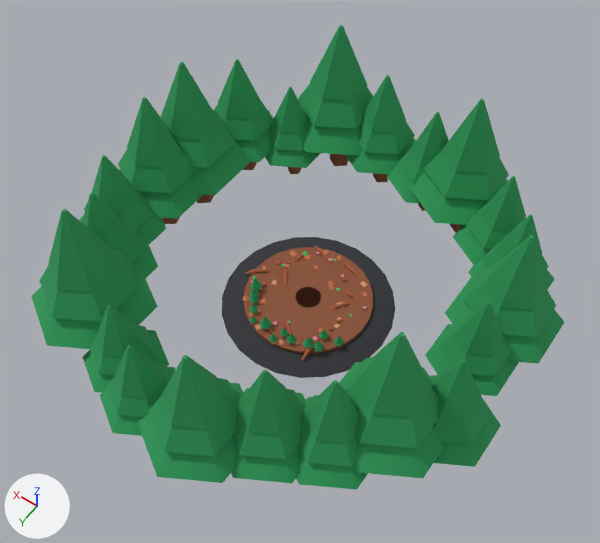
An edit to the glTF model game/assets/3d/env/root_lurker.glb, drawn before and after from the same camera.
Before and after are seen from a 50 mm lens placed at (-25.8, 37.5, 62.1), pointed at (-0.5, 2.0, 6.3). Lighting does not change. The marker at lower left points along +X, +Y and +Z. The first picture is the older version. Vertices at exactly the same position are counted once.

Names of what the first picture shows: 'RootLurkerGround'.
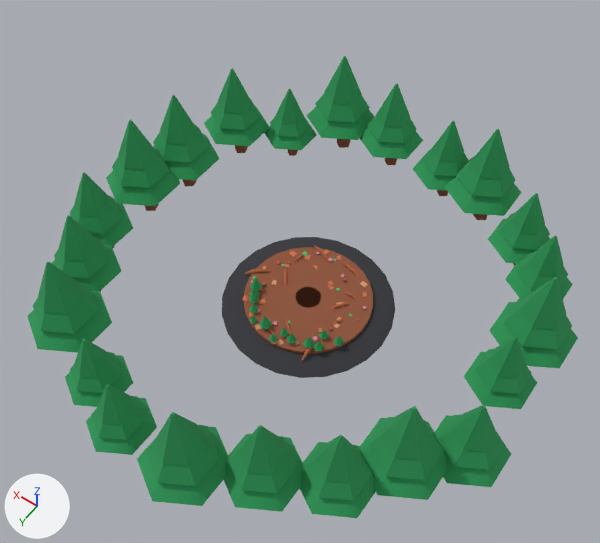
What differs and where, as boxes (x1, y1, x2, y2) in the pictures (600 x 543 px; the box of a moved part takes in the faces that stretch with it):
'RootLurkerGround', reshaped: before (31, 25, 564, 490); after (27, 56, 578, 518)
part 1 of me_cone, moved or reshaped (mostly hidden): before (162, 217, 180, 224); after (144, 203, 159, 211)
part 2 of me_cone, moved or reshaped: before (119, 169, 203, 219); after (106, 168, 180, 206)
part 3 of me_cone, moved or reshaped: before (118, 149, 195, 193); after (112, 147, 169, 188)
part 4 of me_cone, moved or reshaped: before (127, 97, 182, 168); after (118, 119, 158, 169)
part 5 of me_cone, moved or reshaped: before (79, 212, 166, 244); after (91, 202, 133, 247)
part 6 of me_cone, moved or reshaped: before (84, 185, 152, 231); after (70, 194, 122, 234)
part 7 of me_cone, moved or reshaped: before (92, 155, 138, 214); after (75, 172, 111, 217)
part 8 of me_cone, moved or reshaped: before (135, 236, 158, 278); after (52, 244, 122, 291)
part 9 of me_cone, moved or reshaped: before (116, 221, 144, 262); after (54, 236, 110, 278)
part 10 of me_cone, moved or reshaped: before (82, 193, 129, 249); after (59, 215, 98, 261)
part 11 of me_cone, moved or reshaped: before (31, 259, 158, 349); after (27, 290, 112, 353)
part 12 of me_cone, moved or reshaped: before (39, 246, 138, 322); after (33, 283, 98, 334)
part 13 of me_cone, moved or reshaped: before (48, 209, 117, 292); after (38, 262, 84, 314)
part 14 of me_cone, moved or reshaped: before (83, 330, 169, 393); after (65, 355, 133, 407)
part 15 of me_cone, moved or reshaped: before (90, 324, 156, 375); after (70, 352, 122, 393)
part 16 of me_cone, moved or reshaped: before (96, 305, 142, 357); after (75, 339, 111, 378)
part 17 of me_cone, moved or reshaped: before (99, 366, 176, 436); after (86, 398, 157, 455)
part 18 of me_cone, moved or reshaped: before (107, 362, 171, 417); after (91, 396, 146, 440)
part 19 of me_cone, moved or reshaped: before (114, 345, 162, 398); after (97, 385, 135, 424)
part 20 of me_cone, moved or reshaped: before (137, 25, 564, 490); after (137, 56, 578, 518)

Edits to the bpy script that builds the scene:
```text
Change me_cone:
    remove me_cone.from_pydata(...)  # 3085 vertices, 5282 faces; spans x -20.8..21.8, y -22.3..22.5, z -0.9..16.3
    add me_cone.from_pydata(...)  # 3085 vertices, 5282 faces; spans x -22.6..23.2, y -23.1..23.9, z -0.9..11.1
    me_cone part 1: the loose piece of 15 vertices spanning x 15.9..18.2, y -1.0..0.9, z -0.3..10.7 is scaled about its middle by 0.747, then moved by (2.6, -0.1, -1.4)
    me_cone part 2: the loose piece of 12 vertices spanning x 13.2..21.8, y -5.1..4.8, z 4.4..10.4 is scaled about its middle by 0.747, then moved by (2.5, 0.0, -1.9)
    me_cone part 3: the loose piece of 12 vertices spanning x 14.2..20.7, y -3.9..3.6, z 6.6..12.7 is scaled about its middle by 0.747, then moved by (2.5, 0.0, -2.5)
    me_cone part 4: the loose piece of 12 vertices spanning x 15.3..19.7, y -2.7..2.4, z 8.8..14.9 is scaled about its middle by 0.747, then moved by (2.5, 0.0, -3.0)
    me_cone part 5: the loose piece of 12 vertices spanning x 13.7..21.0, y 1.3..9.8, z 3.7..8.8 is scaled about its middle by 0.784, then moved by (2.3, 0.8, -1.4)
    me_cone part 6: the loose piece of 12 vertices spanning x 14.6..20.1, y 2.4..8.8, z 5.6..10.7 is scaled about its middle by 0.784, then moved by (2.3, 0.8, -1.8)
    me_cone part 7: the loose piece of 12 vertices spanning x 15.5..19.2, y 3.4..7.7, z 7.5..12.6 is scaled about its middle by 0.784, then moved by (2.3, 0.8, -2.2)
    me_cone part 8: the loose piece of 12 vertices spanning x 11.3..18.7, y 5.1..13.7, z 3.8..8.9 is scaled about its middle by 0.784, then moved by (2.1, 1.4, -1.4)
    me_cone part 9: the loose piece of 12 vertices spanning x 12.2..17.8, y 6.2..12.7, z 5.7..10.8 is scaled about its middle by 0.784, then moved by (2.1, 1.4, -1.8)
    me_cone part 10: the loose piece of 12 vertices spanning x 13.1..16.9, y 7.2..11.6, z 7.6..12.7 is scaled about its middle by 0.784, then moved by (2.1, 1.4, -2.2)
    me_cone part 11: the loose piece of 12 vertices spanning x 7.8..17.2, y 8.4..19.3, z 4.9..11.5 is scaled about its middle by 0.682, then moved by (1.5, 1.9, -2.7)
    me_cone part 12: the loose piece of 12 vertices spanning x 8.9..16.1, y 9.7..18.0, z 7.3..13.9 is scaled about its middle by 0.682, then moved by (1.5, 1.9, -3.4)
    me_cone part 13: the loose piece of 12 vertices spanning x 10.0..14.9, y 11.1..16.7, z 9.7..16.3 is scaled about its middle by 0.682, then moved by (1.5, 1.9, -4.2)
    me_cone part 14: the loose piece of 12 vertices spanning x 4.0..10.4, y 12.4..19.7, z 3.2..7.6 is scaled about its middle by 0.784, then moved by (0.9, 2.4, -1.2)
    me_cone part 15: the loose piece of 12 vertices spanning x 4.8..9.6, y 13.3..18.8, z 4.8..9.3 is scaled about its middle by 0.784, then moved by (0.9, 2.4, -1.6)
    me_cone part 16: the loose piece of 12 vertices spanning x 5.6..8.9, y 14.1..17.9, z 6.5..10.9 is scaled about its middle by 0.784, then moved by (0.9, 2.4, -1.9)
    me_cone part 17: the loose piece of 12 vertices spanning x 0.3..6.7, y 14.2..21.5, z 3.2..7.7 is scaled about its middle by 0.784, then moved by (0.3, 2.5, -1.2)
    me_cone part 18: the loose piece of 12 vertices spanning x 1.1..5.9, y 15.1..20.6, z 4.8..9.3 is scaled about its middle by 0.784, then moved by (0.3, 2.5, -1.6)
    me_cone part 19: the loose piece of 12 vertices spanning x 1.8..5.1, y 16.0..19.8, z 6.5..10.9 is scaled about its middle by 0.784, then moved by (0.3, 2.5, -1.9)
    me_cone part 20: 816 of 3085 vertices moved; they spanned x -20.8..21.4, y -22.3..22.5, z -0.3..16.3 and now span x -22.6..22.2, y -23.1..23.9, z -0.3..11.1; mean shift (-0.8, -0.6, -1.9); largest move (-13.4, 8.7, 16.3) -> (-15.9, 10.1, 11.1)
    other edits to the shape of me_cone do not show in these pictures
```
